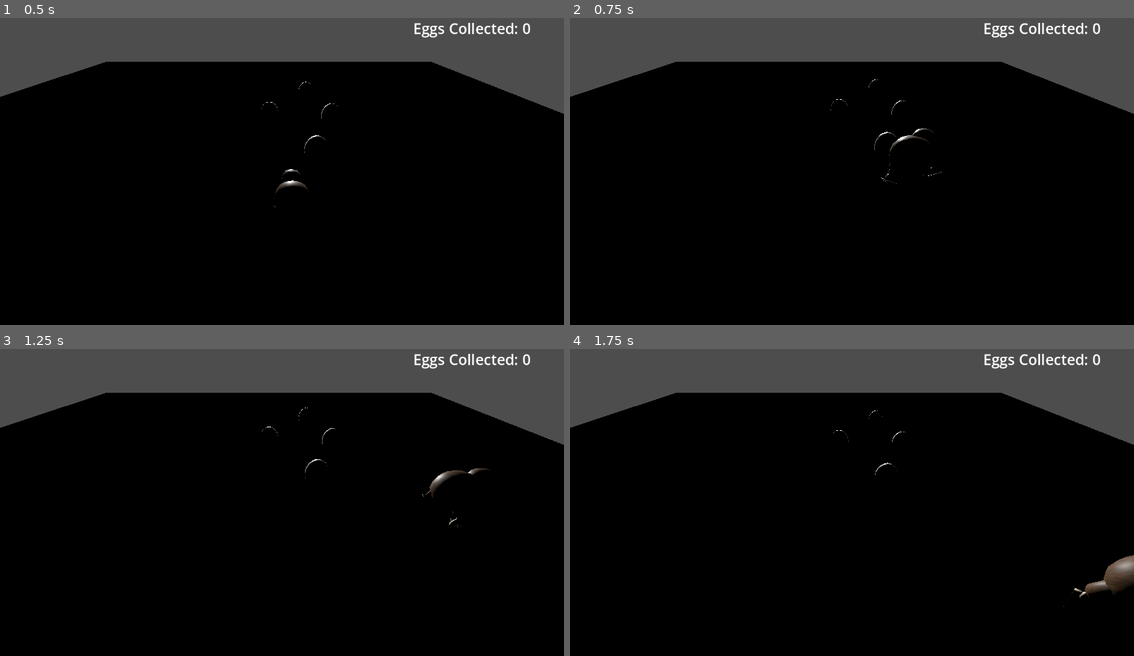
Above: before the commit, frames 1-4 (two rows, left to right).
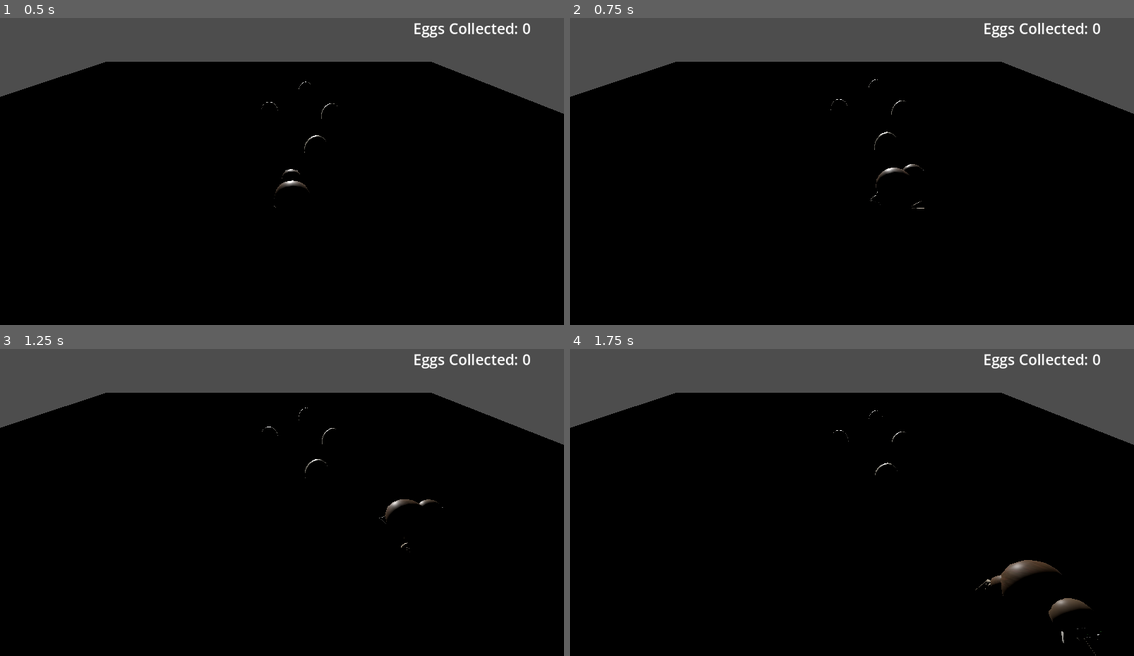
Above: after the commit, the same moments.

Repository: nsoilis/KiwiBirdGame
Game: Godot game, scene res://Test.tscn
Two runs of this game, one before a commit and one after it. Both use one fixed random seed, a clock stepped at 60 frames per second and the inputs below.
Inputs:
- Up to frame 1 (0.5 s): no input
- Up to frame 2 (0.75 s): tap Enter (ui_accept) at 0.5 s; hold Right (ui_right) from 0.53 s (still down)
- Up to frame 3 (1.25 s): keep holding Right (ui_right); tap Enter (ui_accept) at 0.77 s
- Up to frame 4 (1.75 s): release Right (ui_right) at 1.28 s; hold Down (ui_down) from 1.28 s (still down); tap Enter (ui_accept) at 1.52 s

Frame 1 is identical in both runs. In frame 2, 0.2% of the frame differs, in the area x 53-66%, y 35-63%; in frame 3, 0.4%; in frame 4, 1.4%, in the area x 71-100%, y 67-100%.

Commit message:
Cleaned up code

Diff:
--- a/egg.gd
+++ b/egg.gd
@@ -1,11 +1,13 @@
 extends Node3D
 
+var is_on_floor: bool = true  # Tracks if the egg is on the ground
 
-# Called when the node enters the scene tree for the first time.
-func _ready() -> void:
-	pass # Replace with function body.
+func check_if_on_floor() -> void:
+	# Simple floor check (adjust Y value based on your game)
+	if global_position.y <= 1.0:  # Change 1.0 to match ground level
+		is_on_floor = true
+	else:
+		is_on_floor = false
 
-
-# Called every frame. 'delta' is the elapsed time since the previous frame.
-func _process(delta: float) -> void:
-	pass
+func _process(_delta: float) -> void:
+	check_if_on_floor()
--- a/egg.tscn
+++ b/egg.tscn
@@ -1,16 +1,15 @@
-[gd_scene load_steps=4 format=3 uid="uid://dgmgrsmcanddh"]
+[gd_scene load_steps=5 format=3 uid="uid://dgmgrsmcanddh"]
 
 [ext_resource type="PackedScene" uid="uid://l1j6kwc6ksiy" path="res://Egg.glb" id="1_kjdej"]
 [ext_resource type="Script" path="res://egg_area.gd" id="2_p6ttl"]
+[ext_resource type="Script" path="res://egg.gd" id="2_sfl54"]
 
 [sub_resource type="CylinderShape3D" id="CylinderShape3D_p2dnk"]
 height = 1.22076
 
 [node name="EggScene" instance=ExtResource("1_kjdej")]
 transform = Transform3D(0.75, 0, 0, 0, 0.75, 0, 0, 0, 0.75, 0, 0, 0)
-
-[node name="Egg" parent="." index="0"]
-transform = Transform3D(1, 0, 0, 0, 0.949303, 0, 0, 0, 1, 0, 0.633709, 0)
+script = ExtResource("2_sfl54")
 
 [node name="AnimationPlayer" parent="." index="1"]
 autoplay = "Idle"
@@ -22,3 +21,5 @@
 [node name="CollisionShape3D" type="CollisionShape3D" parent="EggArea" index="0"]
 transform = Transform3D(2.2, 0, -1.09275e-08, 0, 2.2, 0, 1.09275e-08, 0, 2.2, -0.0219569, 1.20111, 0.000409978)
 shape = SubResource("CylinderShape3D_p2dnk")
+
+[node name="RayCast3D" type="RayCast3D" parent="." index="3"]
--- a/egg_area.gd
+++ b/egg_area.gd
@@ -14,6 +14,5 @@
 		body._on_egg_collected(self.get_parent())  # Pass the full egg scene to the player
 		call_deferred("queue_free")  # Defer deletion so it's safe
 
-
 func _on_egg_collected():
 	get_node("CharacterBody3D").collect_egg()
--- a/kiwi_bird_skele_working_2.gd
+++ b/kiwi_bird_skele_working_2.gd
@@ -1,28 +1,26 @@
 extends CharacterBody3D
 
-const SPEED = 3.0
+const SPEED = 7.0
 const JUMP_VELOCITY = 4.5
-const TURN_SPEED = 3.0  # Adjust this to control how quickly the Kiwi turns
+const TURN_SPEED = 6.0  # Adjust to control how quickly the Kiwi turns
 
 signal egg_collected_signal(egg_count)
 
-var egg_count: int = 0  # Keep track of collected eggs
-var following_eggs: Array = []  # Stores the eggs that will follow
+var egg_count: int = 0  # Track collected eggs
+var following_eggs: Array = []  # Stores eggs that will follow
 const MAX_FOLLOWING_EGGS = 3  # Maximum eggs that can follow
 
 @onready var animation_player: AnimationPlayer = $KiwiBirdSkeleWorking2/AnimationPlayer
 @onready var egg_follow_point: Marker3D = $EggMarker
 
 func _ready():
-	# Loop through all nodes in the "eggs" group
+	# Connect to all eggs in the scene
 	for egg in get_tree().get_nodes_in_group("eggs"):
-		# Connect the signal if the node has the signal
 		if egg.has_signal("egg_collected"):
 			egg.connect("egg_collected", Callable(self, "_on_egg_collected"))
 
-
 func _physics_process(delta: float) -> void:
-	# Add gravity
+	# Apply gravity
 	if not is_on_floor():
 		velocity += get_gravity() * delta
 
@@ -30,46 +28,32 @@
 	if Input.is_action_just_pressed("ui_accept") and is_on_floor():
 		velocity.y = JUMP_VELOCITY
 
-	# Get the input direction
+	# Handle movement
 	var input_dir := Input.get_vector("ui_left", "ui_right", "ui_up", "ui_down")
-	var direction := Vector3(input_dir.x, 0, input_dir.y).normalized()  # Use world axes for movement
+	var direction := Vector3(input_dir.x, 0, input_dir.y).normalized()
 
 	if direction.length() > 0:
-		# Move in the direction of input
 		velocity.x = direction.x * SPEED
 		velocity.z = direction.z * SPEED
 
-		# Calculate the target facing direction and rotate the bird smoothly
+		# Smoothly rotate the Kiwi
 		var target_rotation = Vector3(velocity.x, 0, velocity.z).normalized()
-		var forward = Vector3.FORWARD
-		var angle = forward.angle_to(target_rotation)
-
-		# Correct rotation direction based on cross product
-		if forward.cross(target_rotation).y < 0:
+		var current_forward = -global_transform.basis.z
+		var angle = current_forward.angle_to(target_rotation)
+		if current_forward.cross(target_rotation).y < 0:
 			angle = -angle
-		rotation.y = lerp_angle(rotation.y, angle, TURN_SPEED * delta)
+		rotation.y = lerp_angle(rotation.y, rotation.y + angle, TURN_SPEED * delta)
 
 		# Play walking animation
 		if not animation_player.is_playing() or animation_player.current_animation != "Walking":
 			animation_player.play("Walking")
 	else:
-		# Decelerate when no input
 		velocity.x = move_toward(velocity.x, 0, SPEED)
 		velocity.z = move_toward(velocity.z, 0, SPEED)
 
-		# Play idle animation if not moving
+		# Play idle animation
 		if not animation_player.is_playing() or animation_player.current_animation != "IdleAnimationUpdate":
 			animation_player.play("IdleAnimationUpdate")
-
-	# Apply movement
-	move_and_slide()
-	_update_following_eggs(delta)
-
-
-	# Apply movement
-	move_and_slide()
-	_update_following_eggs(delta)
-
 
 	move_and_slide()
 	_update_following_eggs(delta)
@@ -81,24 +65,20 @@
 
 	# If we have room for following eggs, make it follow
 	if following_eggs.size() < MAX_FOLLOWING_EGGS:
-		# Defer removing the egg from its current parent
 		egg_scene.get_parent().call_deferred("remove_child", egg_scene)
-
-		# Defer adding the egg to the Kiwi so it doesn’t interfere with physics updates
 		call_deferred("_add_following_egg", egg_scene)
 	else:
 		egg_scene.get_parent().call_deferred("remove_child", egg_scene)
 
-# Function to add the egg safely after the physics update
 func _add_following_egg(egg_scene: Node3D):
 	add_child(egg_scene)
-	following_eggs.append(egg_scene)  # Add the egg to the list of followers
+	following_eggs.append(egg_scene)
 
 	# Position the egg at an offset behind the Kiwi
-	var initial_offset = -global_transform.basis.z * (1.5 * following_eggs.size())  # 1.5 = spacing multiplier
+	var initial_offset = -global_transform.basis.z * (1.5 * following_eggs.size())
 	egg_scene.global_position = global_transform.origin + initial_offset
 
-	# Scale the egg (adjust if necessary)
+	# Scale the egg
 	egg_scene.scale = Vector3(0.5, 0.5, 0.5)
 
 	# Play the bouncing animation
@@ -106,10 +86,9 @@
 	if anim:
 		anim.play("BounceAnimation")
 
-
 func _update_following_eggs(delta: float):
 	# Start with the position of the egg follow point
-	var base_position = egg_follow_point.global_position
+	var _base_position = egg_follow_point.global_position
 
 	for i in following_eggs.size():
 		var egg = following_eggs[i]
@@ -119,10 +98,6 @@
 		# Calculate the target position for this egg
 		var target_offset = egg_follow_point.global_transform.basis.z * 1.2 * (i + 1)
 		var target_position = egg_follow_point.global_transform.origin + target_offset
+
+		# Smoothly move the egg toward its target position
 		egg.global_position = egg.global_position.lerp(target_position, 5 * delta)
-
-		# Smoothly move each egg toward its target position
-		egg.global_position = egg.global_position.lerp(target_position, 5 * delta)
-
-		# Update the base position for the next egg
-		base_position = target_position
